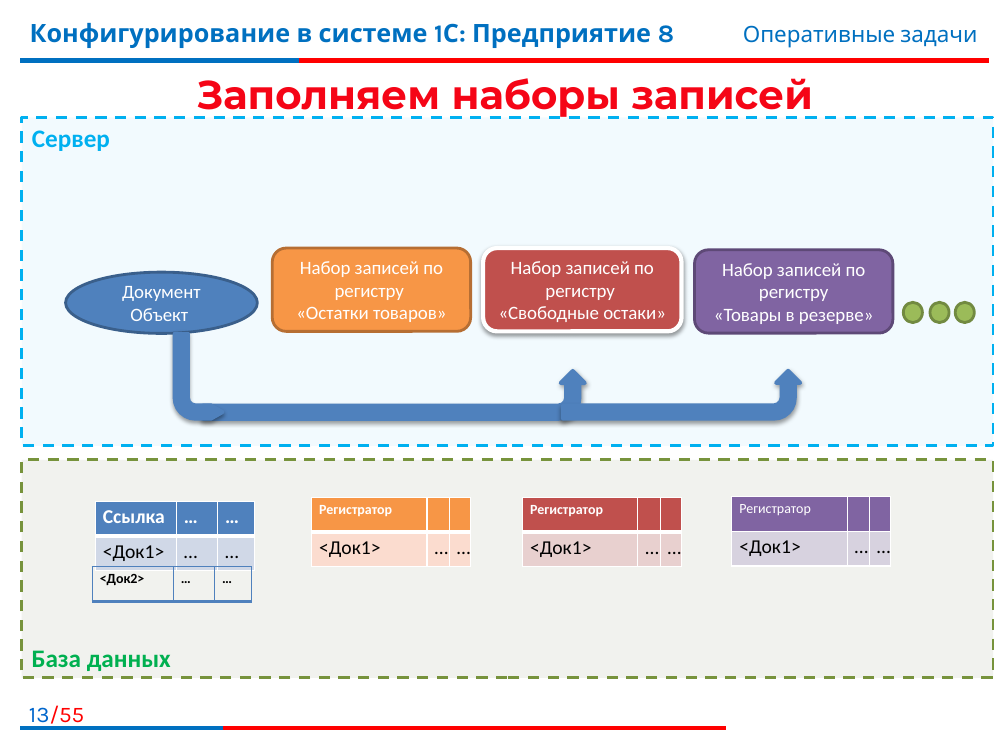
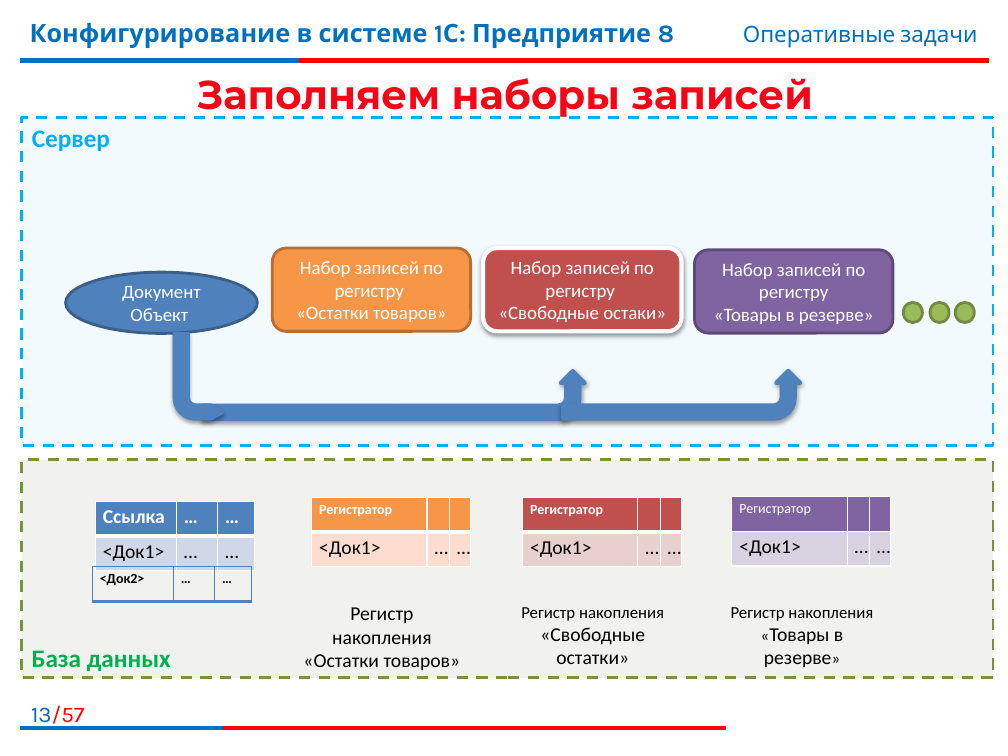
Before and after one commit to bestteacher-1c/documents_compl_kurs, a slide deck: slide 13 of Занятие_09/Иллюстрации_09.pptx. Drawn at 1008x756 pixels with LibreOffice and Linux fonts; fonts in the diff are those of the drawing; background and template pictures are left out. Boxes give left, top, right and bottom in pixels: in the first picture for what was removed or moved away, otherwise in the second. Text is boxed around its words. In the diff, an @@ line names an element or a change of style, - is before the commit and + after.

```diff
--- a/Занятие_09/Иллюстрации_09.pptx
+++ b/Занятие_09/Иллюстрации_09.pptx
@@ text added at (303,607,461,670), 14 pt, text #000000 @@
+Регистр накопления «Остатки товаров»
@@ text added at (521,607,664,664), 14 pt, text #000000 @@
+Регистр накопления «Свободные остатки»
@@ text added at (731,607,873,667), 12 pt, text #000000 @@
+Регистр накопления «Товары в резерве»
@@ page number at (31,705,84,729): text changed @@
-13/55
+13/57
```
Also in this commit, not shown: 20 other slides changed, 2 slides added, 1 other file.
